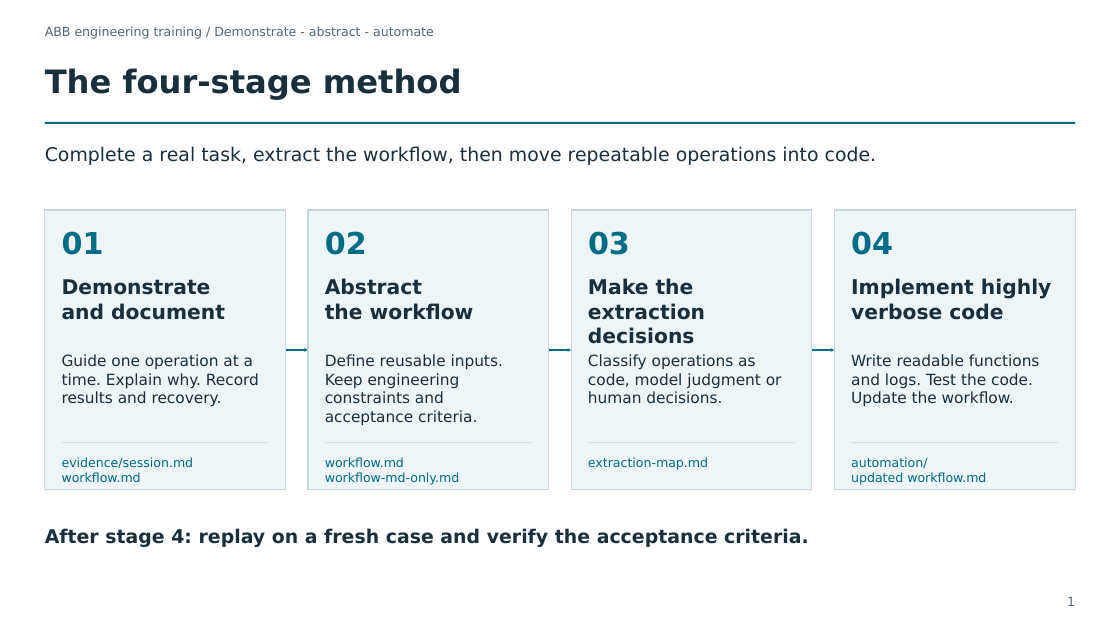
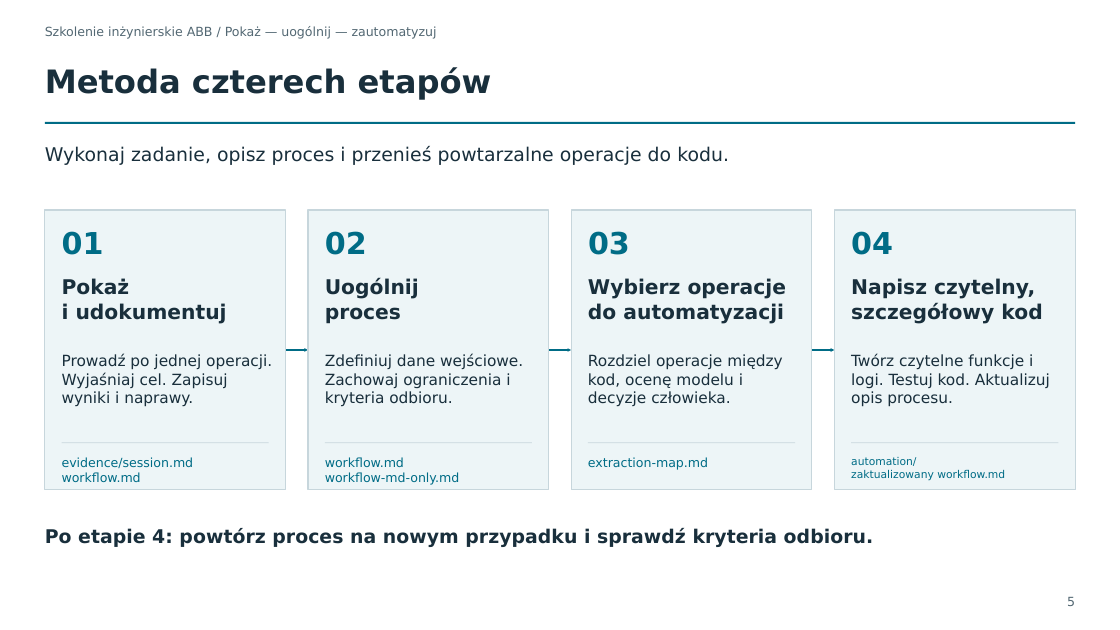
Before and after one commit to StefanTyllo/ABB-Training, a slide deck: slide 5 of docs/ABB_Workflow_Support_Slides.pptx (slide 1 before the commit). Drawn at 1120x630 pixels with LibreOffice and Linux fonts; fonts in the diff are those of the drawing. Boxes give left, top, right and bottom in pixels: in the first picture for what was removed or moved away, otherwise in the second. Text is boxed around its words. In the diff, an @@ line names an element or a change of style, - is before the commit and + after.

```diff
--- a/docs/ABB_Workflow_Support_Slides.pptx
+++ b/docs/ABB_Workflow_Support_Slides.pptx
@@ text at <box>45,26,437,39</box>: text changed @@
-ABB engineering training / Demonstrate - abstract - automate
+Szkolenie inżynierskie ABB / Pokaż — uogólnij — zautomatyzuj
@@ text at <box>45,67,492,100</box>: text changed @@
-The four-stage method
+Metoda czterech etapów
@@ text at <box>45,146,729,165</box>: text changed @@
-Complete a real task, extract the workflow, then move repeatable operations into code.
+Wykonaj zadanie, opisz proces i przenieś powtarzalne operacje do kodu.
@@ text at <box>62,278,227,324</box>: text changed @@
-Demonstrate
-and document
+Pokaż
+i udokumentuj
@@ text at <box>325,278,419,324</box>: text changed @@
-Abstract
-the workflow
+Uogólnij
+proces
@@ text at <box>588,278,786,324</box>: text changed @@
-Make the
-extraction decisions
+Wybierz operacje
+do automatyzacji
@@ text at <box>851,278,1042,324</box>: text changed @@
-Implement highly
-verbose code
+Napisz czytelny,
+szczegółowy kod
@@ text at <box>62,353,272,407</box>: text changed @@
-Guide one operation at a time. Explain why. Record results and recovery.
+Prowadź po jednej operacji. Wyjaśniaj cel. Zapisuj wyniki i naprawy.
@@ text at <box>325,353,523,407</box>: text changed @@
-Define reusable inputs. Keep engineering constraints and acceptance criteria.
+Zdefiniuj dane wejściowe. Zachowaj ograniczenia i kryteria odbioru.
@@ text at <box>588,354,783,407</box>: text changed @@
-Classify operations as code, model judgment or human decisions.
+Rozdziel operacje między kod, ocenę modelu i decyzje człowieka.
@@ text at <box>851,353,1050,407</box>: text changed @@
-Write readable functions and logs. Test the code. Update the workflow.
+Twórz czytelne funkcje i logi. Testuj kod. Aktualizuj opis procesu.
@@ text at <box>851,470,1005,480</box>: text changed; size 13.5 to 11.5 pt @@
-updated workflow.md
+zaktualizowany workflow.md
@@ text at <box>851,457,916,466</box>: size 13.5 to 11.5 pt in "automation/" @@
@@ text at <box>45,528,873,547</box>: text changed @@
-After stage 4: replay on a fresh case and verify the acceptance criteria.
+Po etapie 4: powtórz proces na nowym przypadku i sprawdź kryteria odbioru.
@@ text at <box>1067,597,1075,606</box>: text changed @@
-1
+5
```
Also in this commit, not shown: 1 other slide changed, 4 slides added.
